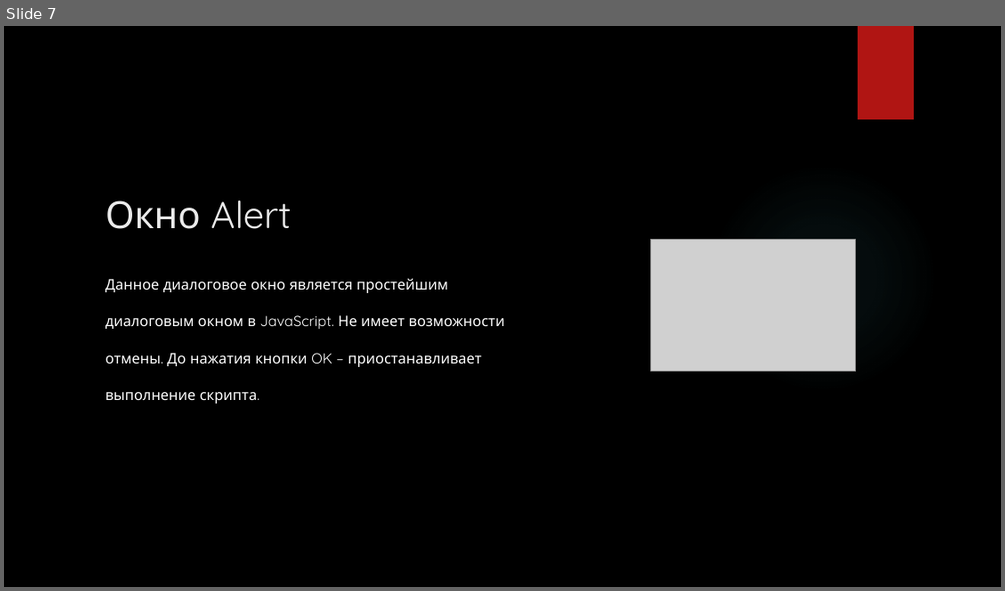
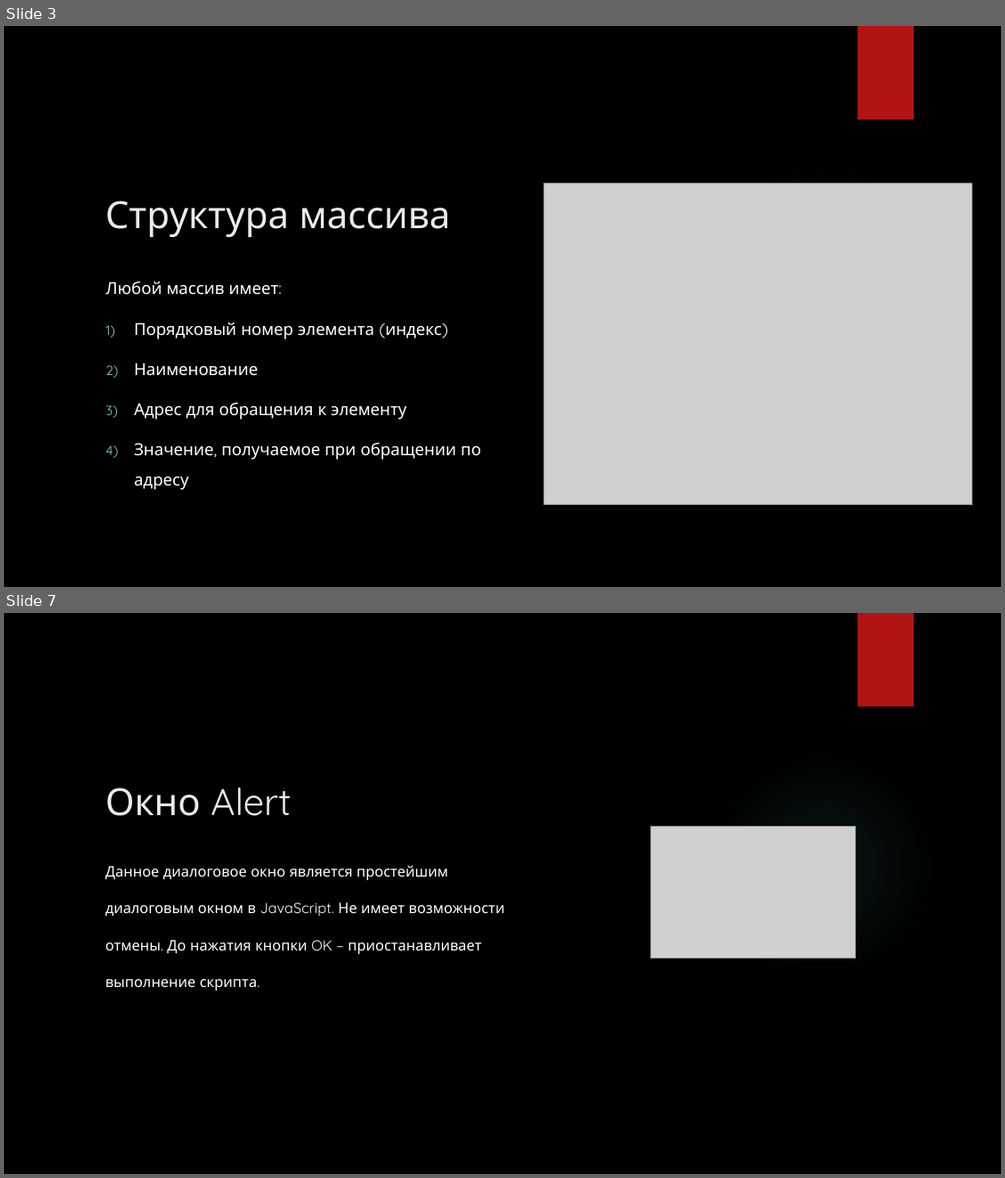
Before and after one commit to Andrew3100/JavaScriptLessons, a slide deck: Массивы/Введение в JavaScript.pptx. Shown one above the other, each under a label of ours: slide 7 before the commit, slides 3 and 7 after it; the slides between them are not shown. The pictures are 1005x591 and 1005x1178 pixels, drawn with LibreOffice and Linux fonts; fonts in the diff are those of the drawing; grey boxes stand for pictures; background and template pictures are left out. Boxes give left, top, right and bottom in pixels: in the first picture for what was removed or moved away, otherwise in the second. Text is boxed around its words. In the diff, an @@ line names an element or a change of style, - is before the commit and + after.

Commit message:
Материалы по массивам

```diff
--- a/Массивы/Введение в JavaScript.pptx
+++ b/Массивы/Введение в JavaScript.pptx
@@ slide 3 added at bbox=[4, 26, 1001, 587], background picture (left out); not listed: 2 template elements that a slide beside it also shows @@
@@ picture added at bbox=[544, 184, 972, 506] @@
@@ title added at bbox=[105, 200, 451, 237], 36 pt, text #EBEBEB @@
+Структура массива
@@ text added at bbox=[105, 281, 481, 490], 16 pt, text #FFFFFF @@
+Любой массив имеет:
+1) Порядковый номер элемента (индекс)
+2) Наименование
+3) Адрес для обращения к элементу
+4) Значение, получаемое при обращении по адресу
```
Also in this commit, not shown: 3 slides changed, 2 other slides added, 3 slides removed.
